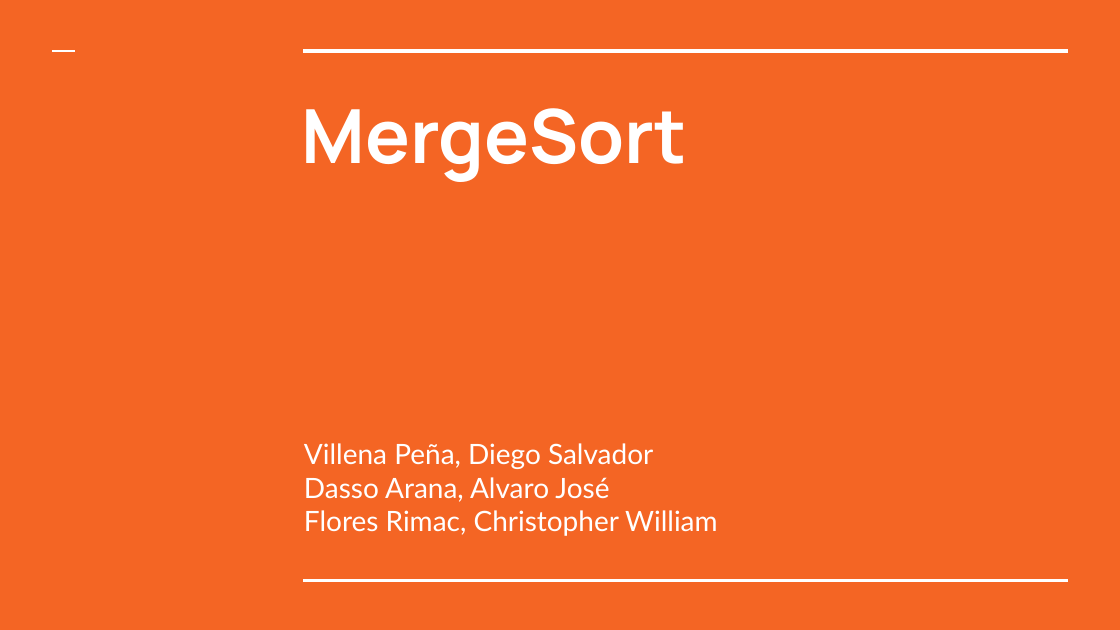
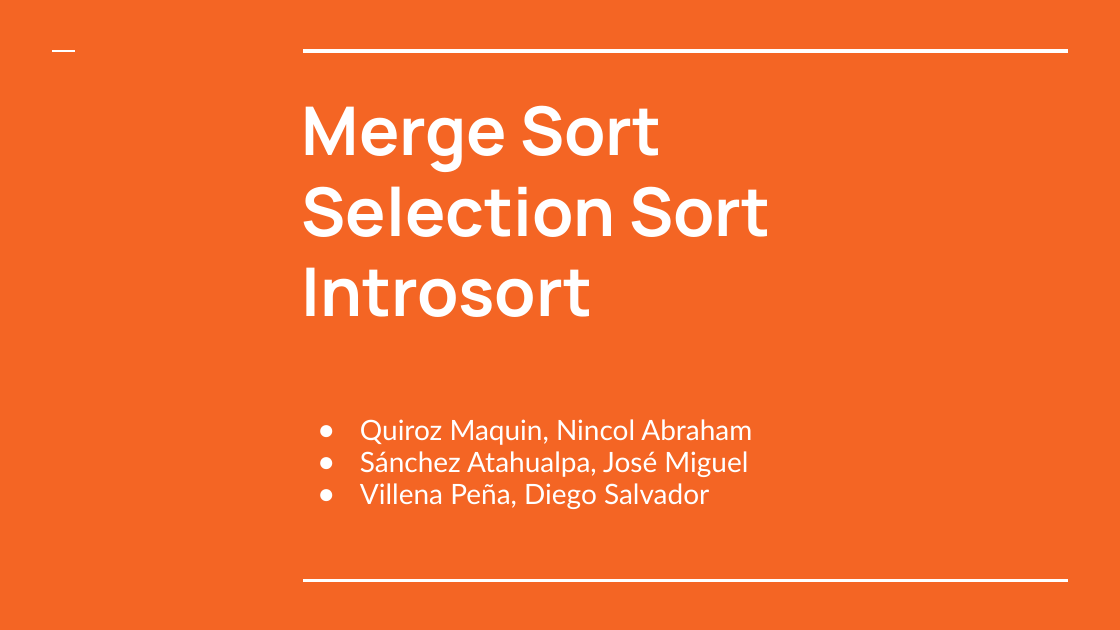
Before and after one commit to TheJoigoMan/aed-repo, a slide deck: slide 1 of Tarea Ordenamiento/Práctica de ordenamiento.pptx. Drawn at 1120x630 pixels with LibreOffice and Linux fonts; fonts in the diff are those of the drawing. Boxes give left, top, right and bottom in pixels: in the first picture for what was removed or moved away, otherwise in the second. Text is boxed around its words. In the diff, an @@ line names an element or a change of style, - is before the commit and + after.

```diff
--- a/Tarea Ordenamiento/Práctica de ordenamiento.pptx
+++ b/Tarea Ordenamiento/Práctica de ordenamiento.pptx
@@ title at (302,105,771,317): text changed; size 48 to 43.2 pt @@
-MergeSort
+Merge Sort
+Selection Sort
+Introsort
@@ subtitle at (360,419,752,477): paragraphs added @@
+● Quiroz Maquin, Nincol Abraham
+● Sánchez Atahualpa, José Miguel
@@ subtitle at (304,477,717,536): paragraphs removed @@
-Dasso Arana, Alvaro José
-Flores Rimac, Christopher William
@@ subtitle at (360,483,709,509): bullet none to ●; line spacing 1 to 0.95 @@
```
Also in this commit, not shown: 4 other slides changed, 2 slides added, 1 slide removed, 3 other files.
